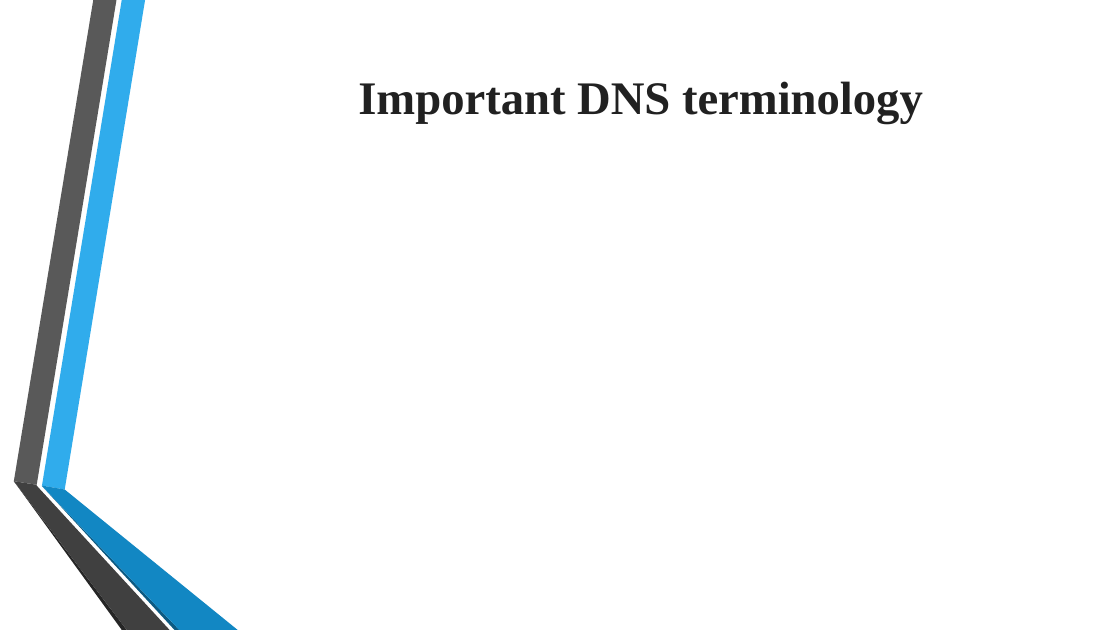
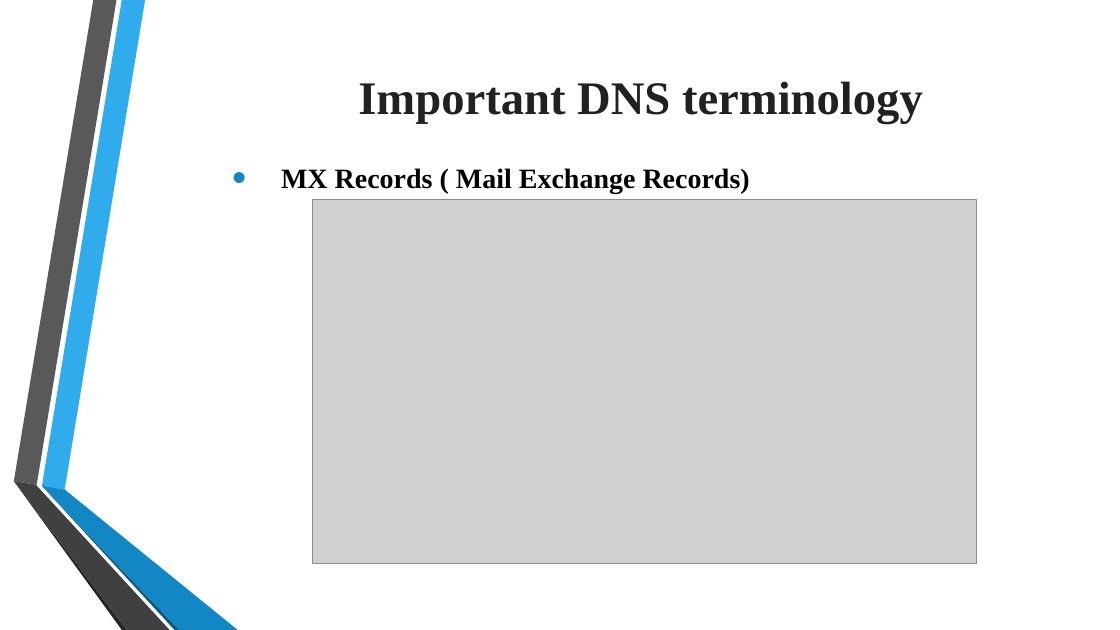
Before and after one commit to tiendatdk3493/Tai_Lieu, a slide deck: slide 23 of Domain Name System (DNS).pptx (slide 17 before the commit). Drawn at 1120x630 pixels with LibreOffice and Linux fonts; fonts in the diff are those of the drawing; grey boxes stand for pictures; background and template pictures are left out. Boxes give left, top, right and bottom in pixels: in the first picture for what was removed or moved away, otherwise in the second. Text is boxed around its words. In the diff, an @@ line names an element or a change of style, - is before the commit and + after.

```diff
--- a/Domain Name System (DNS).pptx
+++ b/Domain Name System (DNS).pptx
@@ text added at (281,168,750,194), 24 pt, text #000000, bold @@
+  • MX Records ( Mail Exchange Records)
@@ picture added at (313,199,976,564) @@
```
Also in this commit, not shown: 1 other slide changed, 7 slides added, 1 other file.
